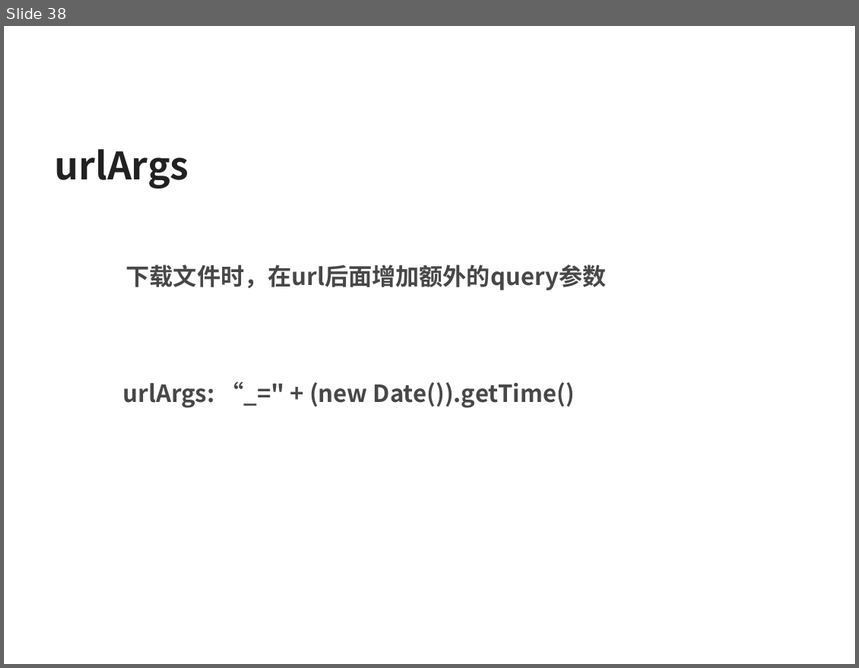
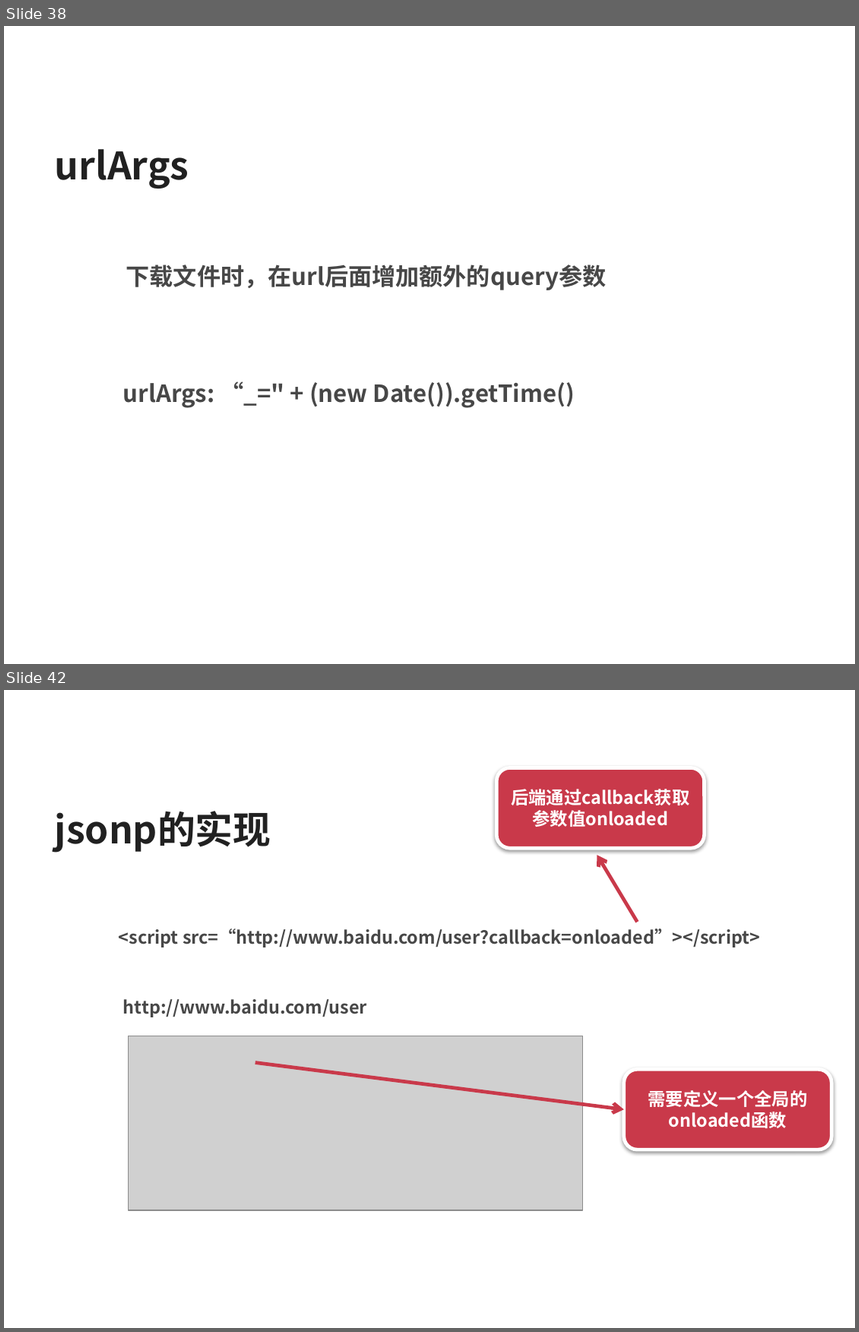
Before and after one commit to silvajs/lecturer, a slide deck: requirejs/doc/requirejs.pptx. Shown one above the other, each under a label of ours: slide 38 before the commit, slides 38 and 42 after it; the slides between them are not shown. The pictures are 859x668 and 859x1332 pixels, drawn with LibreOffice and Linux fonts; fonts in the diff are those of the drawing; grey boxes stand for pictures. Boxes give left, top, right and bottom in pixels: in the first picture for what was removed or moved away, otherwise in the second. Text is boxed around its words. In the diff, an @@ line names an element or a change of style, - is before the commit and + after.

```diff
--- a/requirejs/doc/requirejs.pptx
+++ b/requirejs/doc/requirejs.pptx
@@ slide 42 added at (x1=4, y1=690, x2=855, y2=1328), background #FFFFFF @@
@@ rounded rectangle added at (x1=496, y1=768, x2=705, y2=848), fill #C9394A, outline #FFFFFF 3 pt, 15 pt, text #FFFFFF, bold @@
+后端通过callback获取参数值onloaded
@@ text added at (x1=55, y1=811, x2=271, y2=853), 32 pt, text #212121, bold @@
+jsonp的实现
@@ arrow added from (637, 923) to (598, 855), #C9394A 3 pt @@
@@ text added at (x1=119, y1=929, x2=760, y2=948), 15 pt, text #474747, bold @@
+  <script src=“http://www.baidu.com/user?callback=onloaded”></script>
@@ text added at (x1=123, y1=999, x2=367, y2=1018), 15 pt, text #474747, bold @@
+  http://www.baidu.com/user
@@ picture added at (x1=129, y1=1036, x2=583, y2=1210) @@
@@ arrow added from (255, 1063) to (623, 1110), #C9394A 3 pt @@
@@ rounded rectangle added at (x1=623, y1=1070, x2=832, y2=1150), fill #C9394A, outline #FFFFFF 3 pt, 15 pt, text #FFFFFF, bold @@
+需要定义一个全局的onloaded函数
```
Also in this commit, not shown: 1 slide changed, 3 other slides added, 2 other files.
